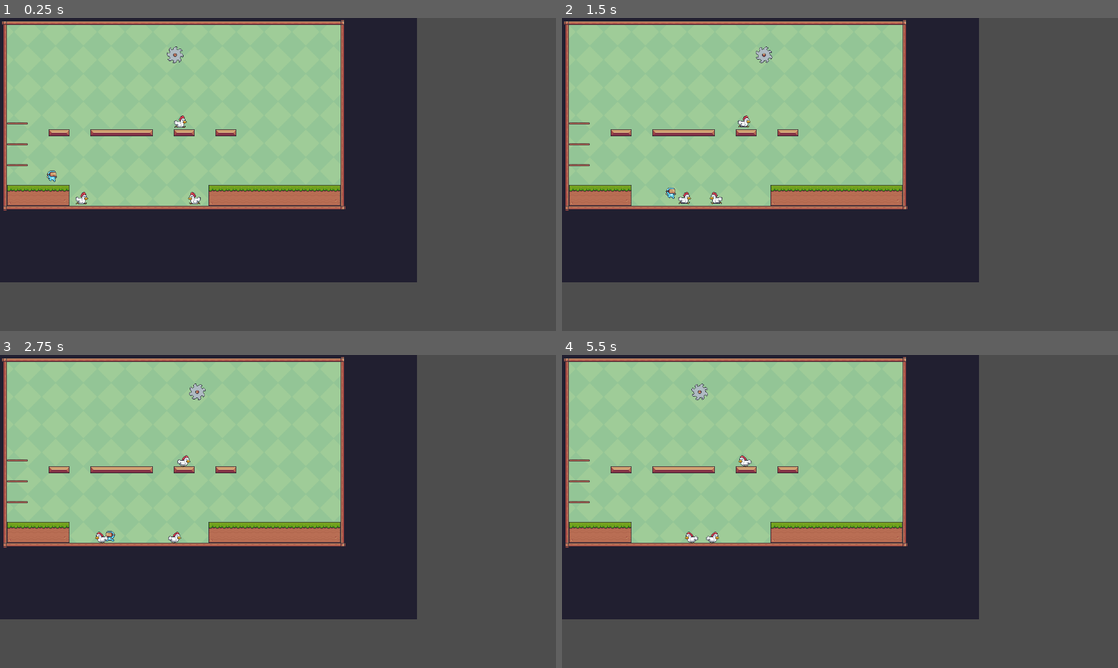
Above: before the commit, frames 1-4 (two rows, left to right).
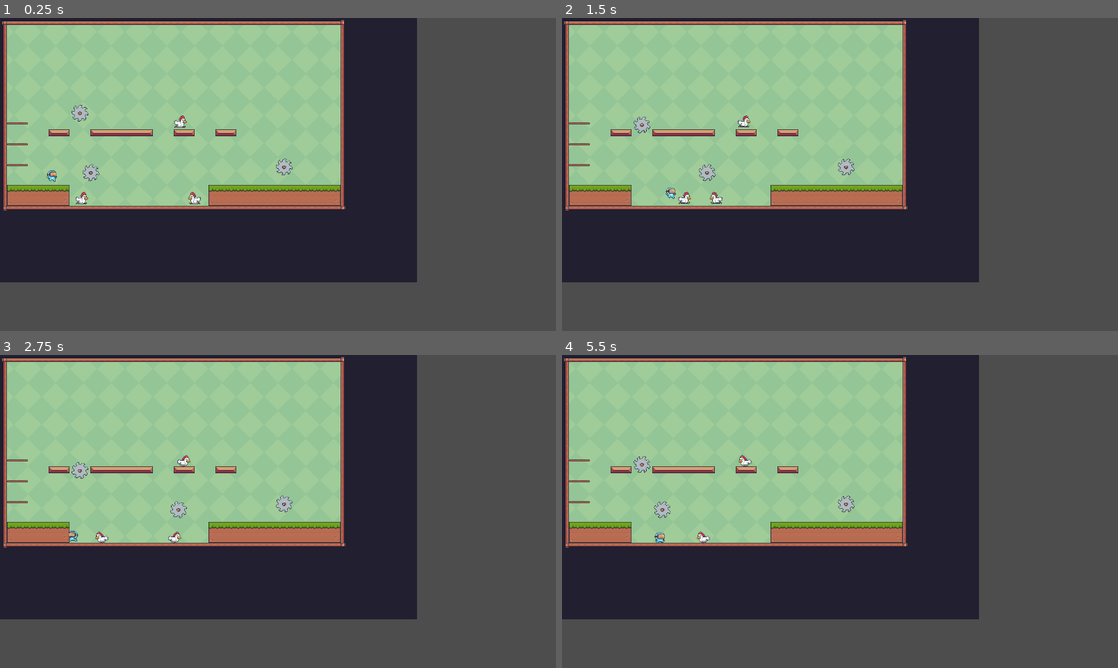
Above: after the commit, the same moments.

Repository: AlexForget/plateformerNoName
Game: Godot game, scene res://scenes/levels/level_1.tscn
The game is run twice, just before and just after one commit, with the same random seed, the same clock (stepped at 60 frames per second) and the same inputs.
Inputs:
- Up to frame 1 (0.25 s): no input
- Up to frame 2 (1.5 s): hold Right (moveRight) from 0.53 s (still down); tap Space (jump) at 0.77 s
- Up to frame 3 (2.75 s): tap Space (jump) at 1.52 s; release Right (moveRight) at 2.03 s; hold Left (moveLeft) from 2.03 s (still down)
- Up to frame 4 (5.5 s): release Left (moveLeft) at 2.78 s; hold Right (moveRight) 2.78-4.28 s; tap Space (jump) at 3.02, 3.77, 4.52 s; hold Left (moveLeft) 4.28-5.03 s; hold Right (moveRight) from 5.03 s (still down)

The runs differ from the first frame. In frame 1, 0.4% of the frame differs, in the area x 12-53%, y 9-53%; in frame 2, 0.4%; in frame 3, 0.5%; in frame 4, 0.6%, in the area x 12-53%, y 9-61%.

Commit message:
Add knock back and dommage when touching saw

Diff:
--- a/scenes/enemies/saw.gd
+++ b/scenes/enemies/saw.gd
@@ -1,44 +1,29 @@
 extends CharacterBody2D
 
-@export_enum("horizontal", "vertical", "none") var mouvement_direction: int
 @export var speed: float
-@export var initial_direction: bool  #to the right or bottom
-@export var return_position: Vector2
-@export var distance: int
-var initial_position: Vector2
+@export var direction: Vector2
 
-var current_position: int = 0
+var start_position : Vector2
+var target_position : Vector2
+
 var initial_movement_direction: bool = true
 
 func _ready():
 	$AnimatedSprite2D.play("rotate")
-	initial_position = position
+	start_position = global_position
+	target_position = start_position + direction
 
 func _physics_process(delta):
-	handle_direction()
-	print("position : ", abs(position.x - initial_position.x))
-	print("distance : ", distance)
-	if mouvement_direction == 0:
-		if abs(position.x - initial_position.x) >= distance:
-			# Change direction
-			initial_direction = false
-	elif mouvement_direction == 1:
-		velocity.y = speed if initial_direction else -speed
+	global_position = global_position.move_toward(target_position, speed * delta)
+	if global_position == target_position:
+		if global_position == start_position:
+			target_position = start_position + direction
+		else:
+			target_position = start_position
 	move_and_slide()
 
-func handle_direction():
-	if mouvement_direction == 0:
-		velocity.x = speed if initial_direction else -speed
-	elif mouvement_direction == 1:
-		velocity.y = speed if initial_direction else -speed
-	else:
-		velocity = Vector2.ZERO
 
-func change_direction():
-	if initial_direction == true:
-		initial_direction = false
-	elif initial_direction == false:
-		initial_direction = true
 
-func change_position():
-	pass
+func _on_hitbox_body_entered(body):
+	if body.is_in_group("Player"):
+		body.player_get_hit(self)
--- a/scenes/enemies/saw.tscn
+++ b/scenes/enemies/saw.tscn
@@ -73,12 +73,11 @@
 [sub_resource type="CircleShape2D" id="CircleShape2D_ln5qr"]
 radius = 19.0
 
-[node name="Saw" type="CharacterBody2D"]
+[node name="Saw" type="CharacterBody2D" groups=["Obstacle"]]
 collision_layer = 2
 collision_mask = 0
 slide_on_ceiling = false
 script = ExtResource("1_3r6qb")
-mouvement_direction = 2
 speed = 400.0
 
 [node name="AnimatedSprite2D" type="AnimatedSprite2D" parent="."]
@@ -90,7 +89,10 @@
 shape = SubResource("CircleShape2D_b3n11")
 
 [node name="Hitbox" type="Area2D" parent="."]
+collision_layer = 2
 
 [node name="CollisionShape2D" type="CollisionShape2D" parent="Hitbox" groups=["Enemy"]]
 shape = SubResource("CircleShape2D_ln5qr")
 debug_color = Color(0.796078, 0.380392, 0.498039, 0.419608)
+
+[connection signal="body_entered" from="Hitbox" to="." method="_on_hitbox_body_entered"]
--- a/scenes/levels/level_1.tscn
+++ b/scenes/levels/level_1.tscn
@@ -627,24 +627,30 @@
 layer_1/name = "Platforms"
 layer_1/tile_data = PackedInt32Array(1638401, 393216, 1, 1638402, 458752, 1, 1638403, 458752, 1, 1638404, 458752, 1, 16 …(37051 unchanged characters)…
 
+[node name="Enemies" type="Node2D" parent="."]
+position = Vector2(429, 242)
+
+[node name="Chicken" parent="Enemies" instance=ExtResource("5_6hxme")]
+
+[node name="Chicken2" parent="Enemies" instance=ExtResource("5_6hxme")]
+position = Vector2(38, 174)
+
+[node name="Chicken3" parent="Enemies" instance=ExtResource("5_6hxme")]
+position = Vector2(-251, 174)
+
+[node name="Saw" parent="Enemies" instance=ExtResource("6_auvwd")]
+position = Vector2(-245, -48)
+speed = 100.0
+direction = Vector2(0, 100)
+
+[node name="Saw2" parent="Enemies" instance=ExtResource("6_auvwd")]
+position = Vector2(-245, 114)
+speed = 100.0
+direction = Vector2(250, 0)
+
+[node name="Saw3" parent="Enemies" instance=ExtResource("6_auvwd")]
+position = Vector2(225, 101)
+speed = 100.0
+
 [node name="Player" parent="." instance=ExtResource("4_7jh33")]
 position = Vector2(119, 328)
-
-[node name="Enemies" type="Node2D" parent="."]
-position = Vector2(429, 242)
-
-[node name="Chicken" parent="Enemies" instance=ExtResource("5_6hxme")]
-
-[node name="Chicken2" parent="Enemies" instance=ExtResource("5_6hxme")]
-position = Vector2(38, 174)
-
-[node name="Chicken3" parent="Enemies" instance=ExtResource("5_6hxme")]
-position = Vector2(-251, 174)
-
-[node name="Saw" parent="Enemies" instance=ExtResource("6_auvwd")]
-position = Vector2(-39, -157)
-mouvement_direction = 0
-speed = 50.0
-initial_direction = true
-return_position = Vector2(300, 0)
-distance = 100
--- a/scenes/player/player.gd
+++ b/scenes/player/player.gd
@@ -2,7 +2,7 @@
 
 @onready var animated_sprite = $AnimatedSprite2D
 
-var health: int = 3
+var health: int = 30
 var speed : float = 150.0
 var jump_velocity : float = -300.0
 var bounce_velocity : float = -200.0
@@ -100,6 +100,13 @@
 
 
 func manage_push_back(enemy_body):
+	if enemy_body.global_position.x > global_position.x:
+		push_back_velocity.x = -horizontal_push_back_velocity
+	elif enemy_body.global_position.x < global_position.x:
+		push_back_velocity.x = horizontal_push_back_velocity
+	velocity = push_back_velocity
+
+func enemy_pushback(enemy_body):
 	if enemy_body.velocity.x < 0 && velocity.x < 0:
 		push_back_velocity.x = horizontal_push_back_velocity
 	elif enemy_body.velocity.x < 0 && velocity.x == 0:
@@ -109,3 +116,12 @@
 	elif enemy_body.velocity.x > 0 && velocity.x > 0:
 		push_back_velocity.x = -horizontal_push_back_velocity
 	velocity = push_back_velocity
+
+func obstacle_pushback(enemy_body):
+	print("enemy : ", enemy_body.global_position.x)
+	print("player : ", global_position.x)
+	if enemy_body.global_position.x > global_position.x:
+		push_back_velocity.x = -horizontal_push_back_velocity
+	elif enemy_body.global_position.x < global_position.x:
+		push_back_velocity.x = horizontal_push_back_velocity
+	velocity = push_back_velocity
